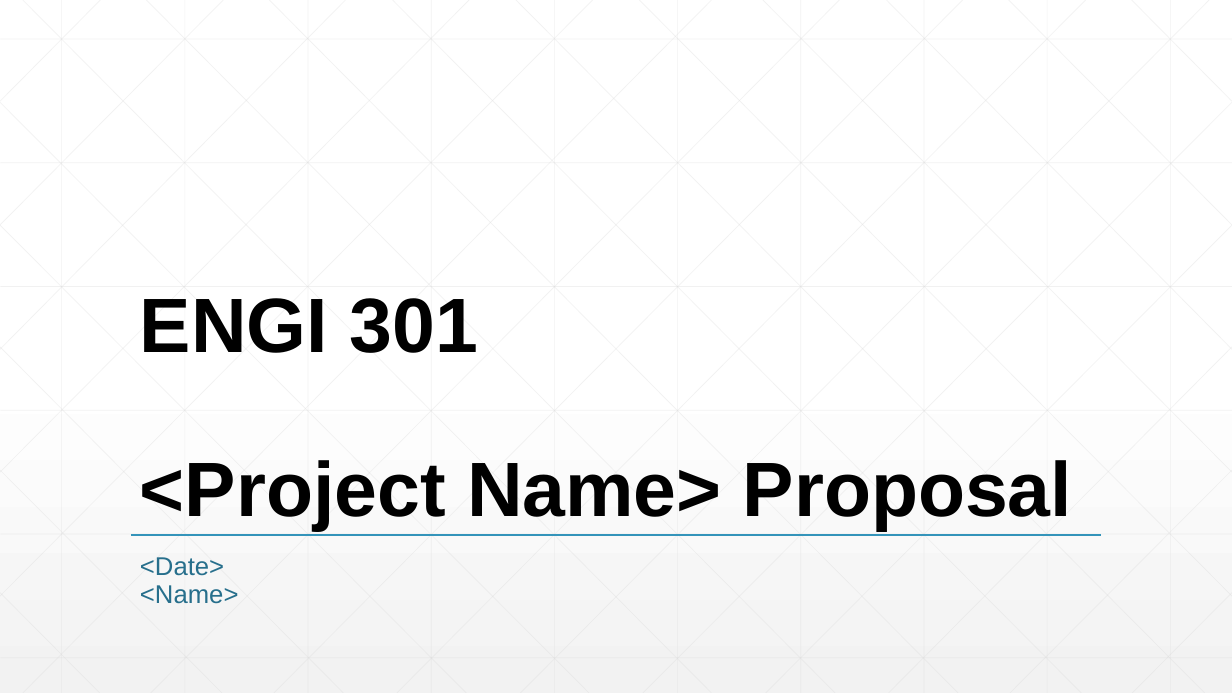
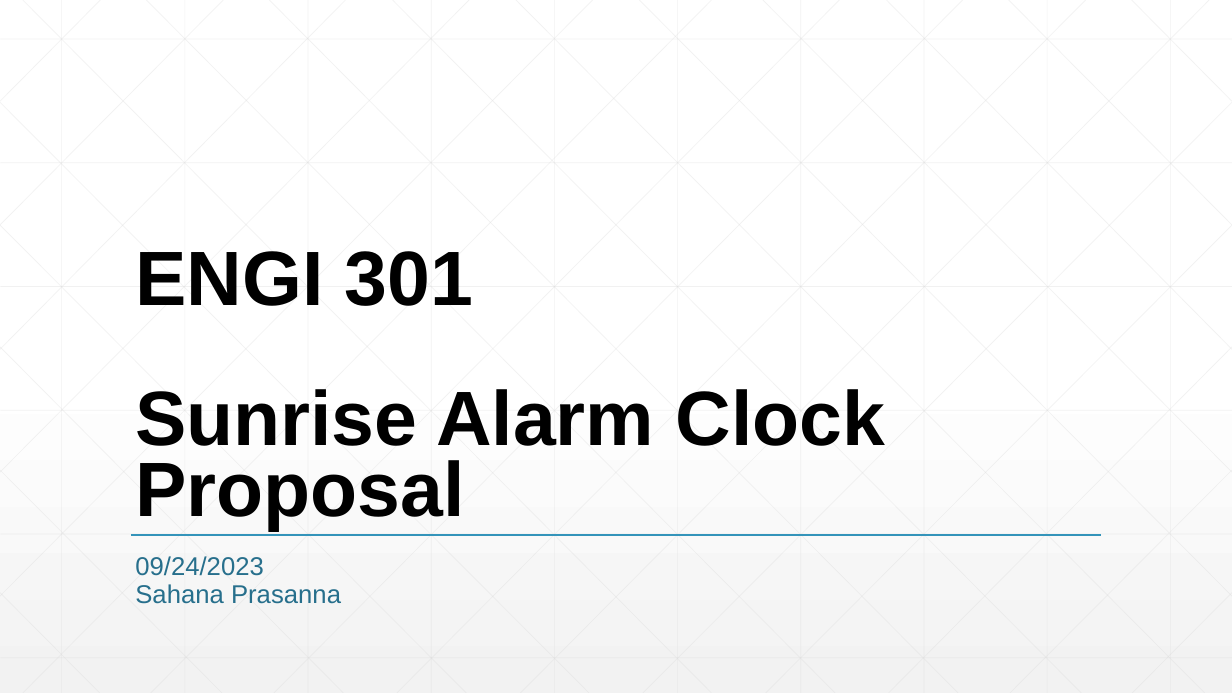
Before and after one commit to sahana-p10/ENGI301, a slide deck: slide 1 of project_01/docs/Prasanna_ENGI301_project_01_proposal.pptx. Drawn at 1232x693 pixels with LibreOffice and Linux fonts; fonts in the diff are those of the drawing. Boxes give left, top, right and bottom in pixels: in the first picture for what was removed or moved away, otherwise in the second. Text is boxed around its words. In the diff, an @@ line names an element or a change of style, - is before the commit and + after.

```diff
--- a/project_01/docs/Prasanna_ENGI301_project_01_proposal.pptx
+++ b/project_01/docs/Prasanna_ENGI301_project_01_proposal.pptx
@@ title at box(135, 251, 886, 531): text changed @@
-ENGI 301
-<Project Name> Proposal
+ENGI 301
+Sunrise Alarm Clock Proposal
@@ subtitle at box(135, 556, 341, 604): text changed; text colour #276F8B to #276F8C @@
-<Date>
-<Name>
+09/24/2023
+Sahana Prasanna
```
Also in this commit, not shown: 3 other slides changed, 1 slide added, 2 slides removed.
